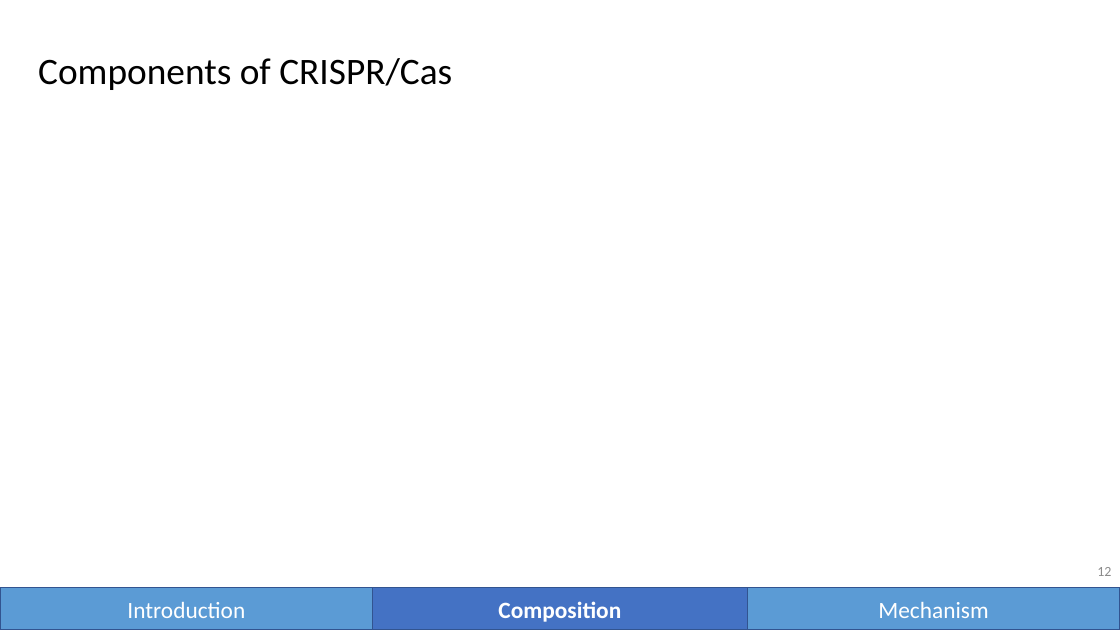
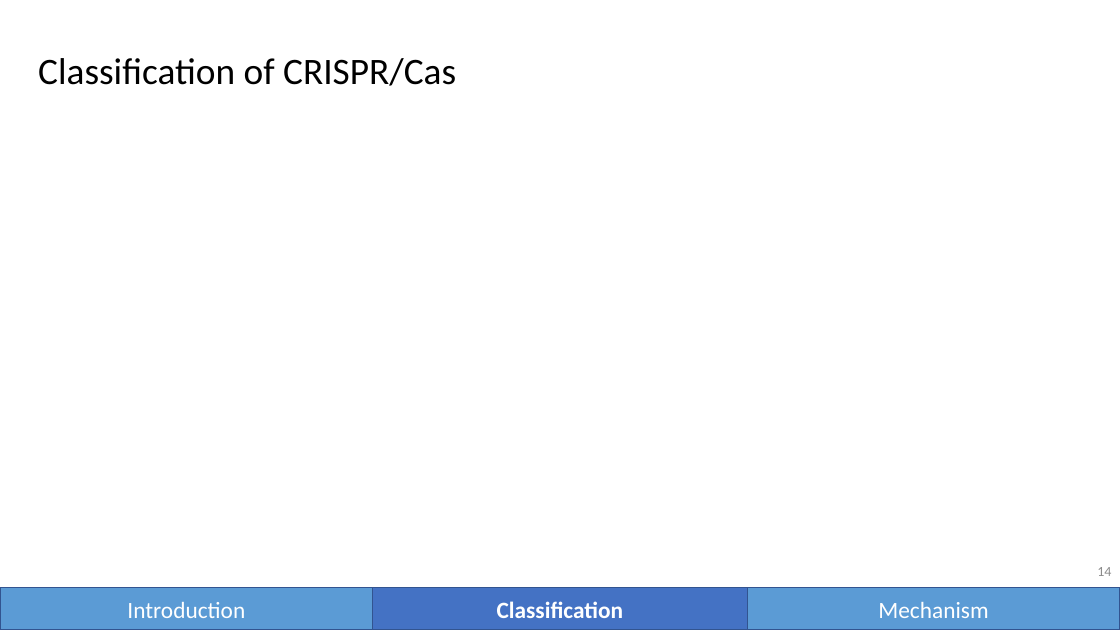
Before and after one commit to vwOvOwv/PKU-Undergraduate-Course, a slide deck: slide 14 of 遗传学(Genetics)/讨论课/Topic-3_遗传学技术/CRISPR-Cas.pptx (slide 12 before the commit). Drawn at 1120x630 pixels with LibreOffice and Linux fonts; fonts in the diff are those of the drawing. Boxes give left, top, right and bottom in pixels: in the first picture for what was removed or moved away, otherwise in the second. Text is boxed around its words. In the diff, an @@ line names an element or a change of style, - is before the commit and + after.

```diff
--- a/遗传学(Genetics)/讨论课/Topic-3_遗传学技术/CRISPR-Cas.pptx
+++ b/遗传学(Genetics)/讨论课/Topic-3_遗传学技术/CRISPR-Cas.pptx
@@ text at <box>38,58,456,86</box>: text changed @@
-Components of CRISPR/Cas
+Classification of CRISPR/Cas
@@ page number at <box>1097,567,1111,576</box>: text changed @@
-12
+14
@@ text in rectangle at <box>497,601,624,618</box>: text changed @@
-Composition
+Classification
```
Also in this commit, not shown: 8 other slides changed, 5 slides added, 2 slides removed.
